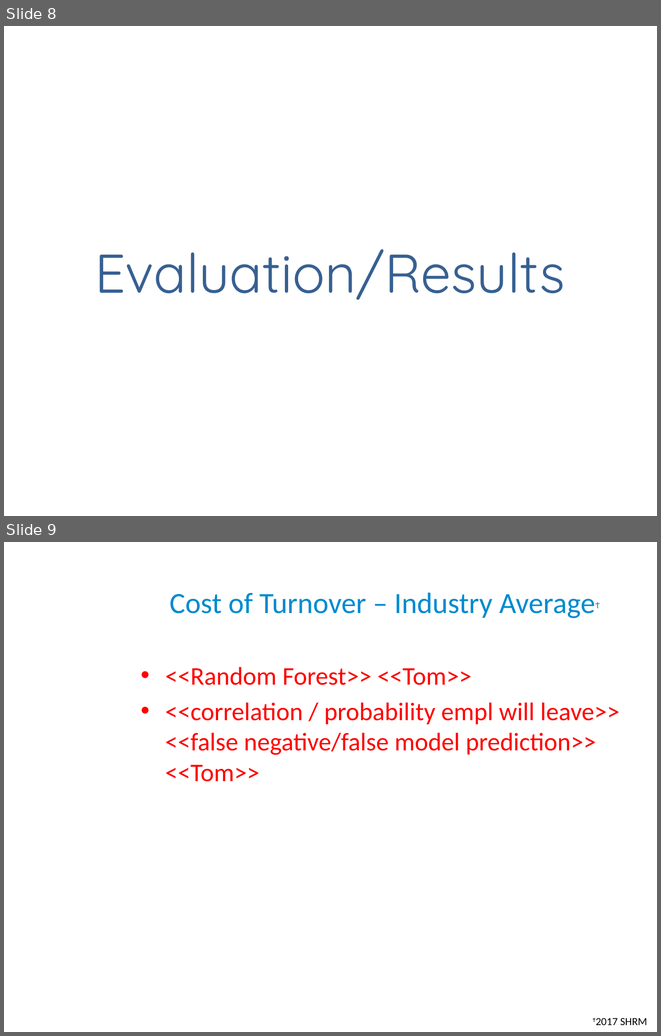
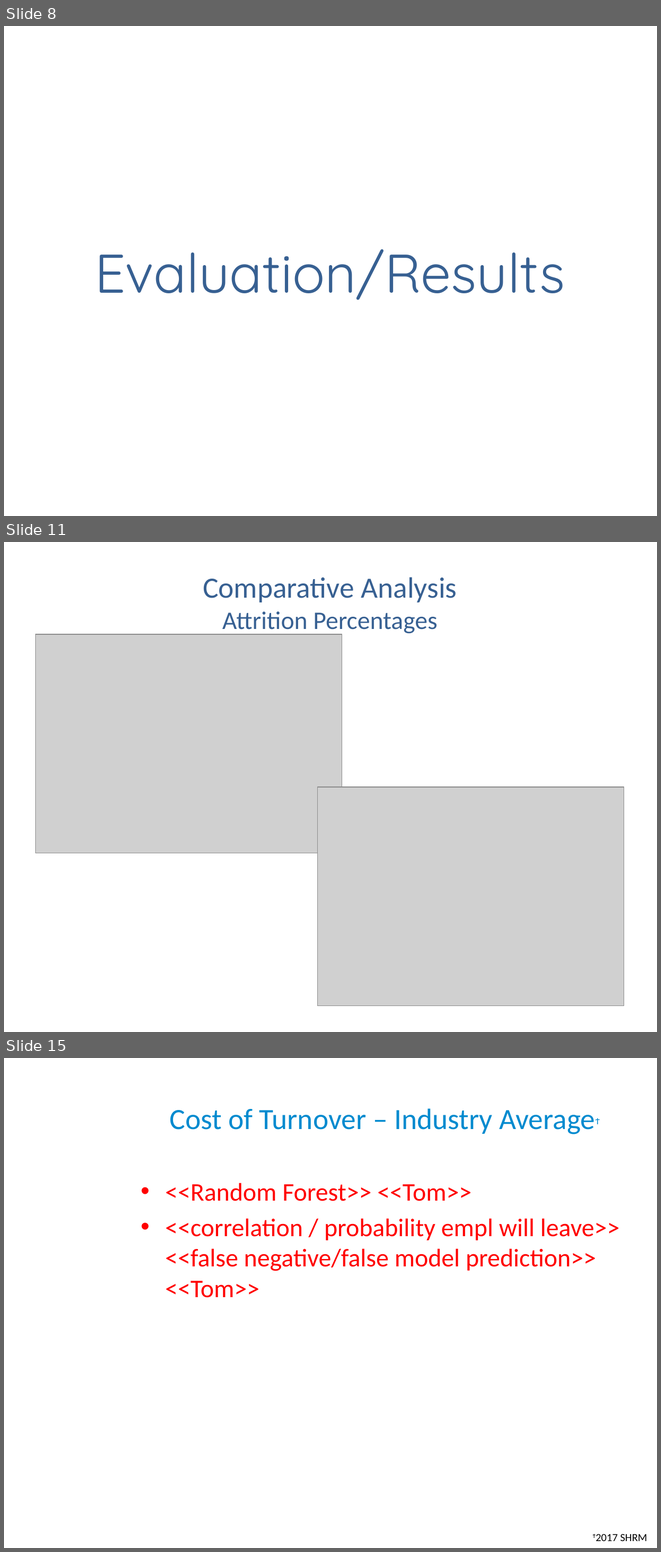
Before and after one commit to anguyen-07/DDS6306_CaseStudy02, a slide deck: DDSAnalytics_CaseStudy2_Updated.pptx. Shown one above the other, each under a label of ours: slides 8 and 9 before the commit, slides 8, 11 and 15 after it; the slides between them are not shown. The pictures are 661x1036 and 661x1552 pixels, drawn with LibreOffice and Linux fonts; fonts in the diff are those of the drawing; grey boxes stand for pictures; background and template pictures are left out. Boxes give left, top, right and bottom in pixels: in the first picture for what was removed or moved away, otherwise in the second. Text is boxed around its words. In the diff, an @@ line names an element or a change of style, - is before the commit and + after.

Commit message:
MASTER POWERPOINT PRESENTATION -- updated with percentage graphs and correlation plot

```diff
--- a/DDSAnalytics_CaseStudy2_Updated.pptx
+++ b/DDSAnalytics_CaseStudy2_Updated.pptx
@@ slide 11 added at (4, 542, 657, 1032), background picture (left out) @@
@@ title added at (203, 577, 457, 635), 27.9 pt, text #376092 @@
+Comparative Analysis
+Attrition Percentages
@@ picture added at (35, 634, 342, 853) @@
@@ picture added at (317, 787, 624, 1006) @@
@@ what was slide 9 is now slide 15 @@
```
Also in this commit, not shown: 5 other slides added.
